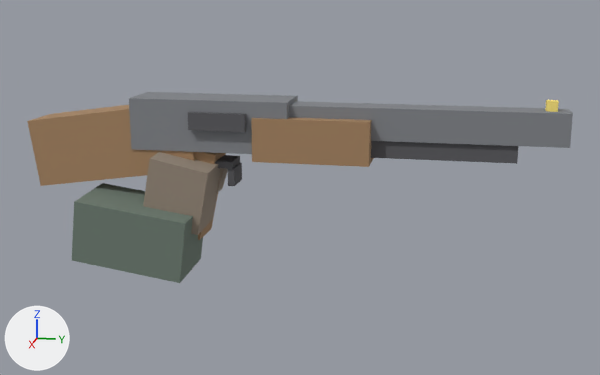
The glTF model assets/models/weapon_shotgun.glb: old version first, new version second.
Camera for both pictures: a 50 mm lens placed at (1.398, 0.453, 0.259), pointed at (0.03, 0.179, -0.083). Arrows for +X, +Y and +Z are at lower left; the lights stay in place. The picture after the commit comes second. Vertices at exactly the same position are counted once.

Names of what the first picture shows: 'weapon_shotgun_root'.
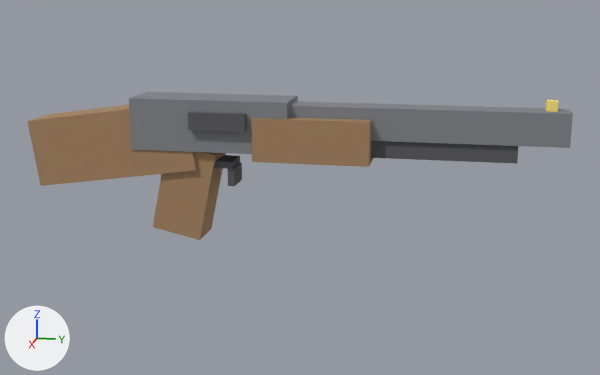
Location of each change, (x1, y1, x2, y2) in pixels of the pictures (600 x 375 px):
'weapon_shotgun_root', reshaped (22% shorter): before (27, 92, 573, 283); after (27, 92, 573, 240)
part 1 of me_mesh_0, deleted (brown): before (143, 152, 221, 235)
part 2 of me_mesh_0, deleted (mostly hidden): before (216, 168, 228, 193)
part 3 of me_mesh_0, deleted: before (72, 183, 203, 283)

Diff of the bpy script that builds the scene:
```diff
--- a/assets/models/weapon_shotgun.glb.py
+++ b/assets/models/weapon_shotgun.glb.py
@@ me_mesh_0 @@
 # used by ob_weapon_shotgun_root; location = (0.0, 0.0, 0.0)
-me_mesh_0.from_pydata(...)  # 104 vertices, 156 faces; spans x -0.05..0.12, y -0.317..0.62, z -0.241..0.074
+me_mesh_0.from_pydata(...)  # 80 vertices, 120 faces; spans x -0.05..0.057, y -0.317..0.62, z -0.188..0.074
+# me_mesh_0 part 1: the loose piece of 8 vertices spanning x -0.006..0.086, y -0.094..0.034, z -0.165..-0.025 is deleted
+# me_mesh_0 part 2: the loose piece of 8 vertices spanning x -0.029..0.005, y -0.049..0.039, z -0.108..-0.032 is deleted
+# me_mesh_0 part 3: the loose piece of 8 vertices spanning x 0.0..0.12, y -0.212..0.002, z -0.241..-0.099 is deleted
 me_mesh_0.materials.append(mat_weapon_shotgun)
```
